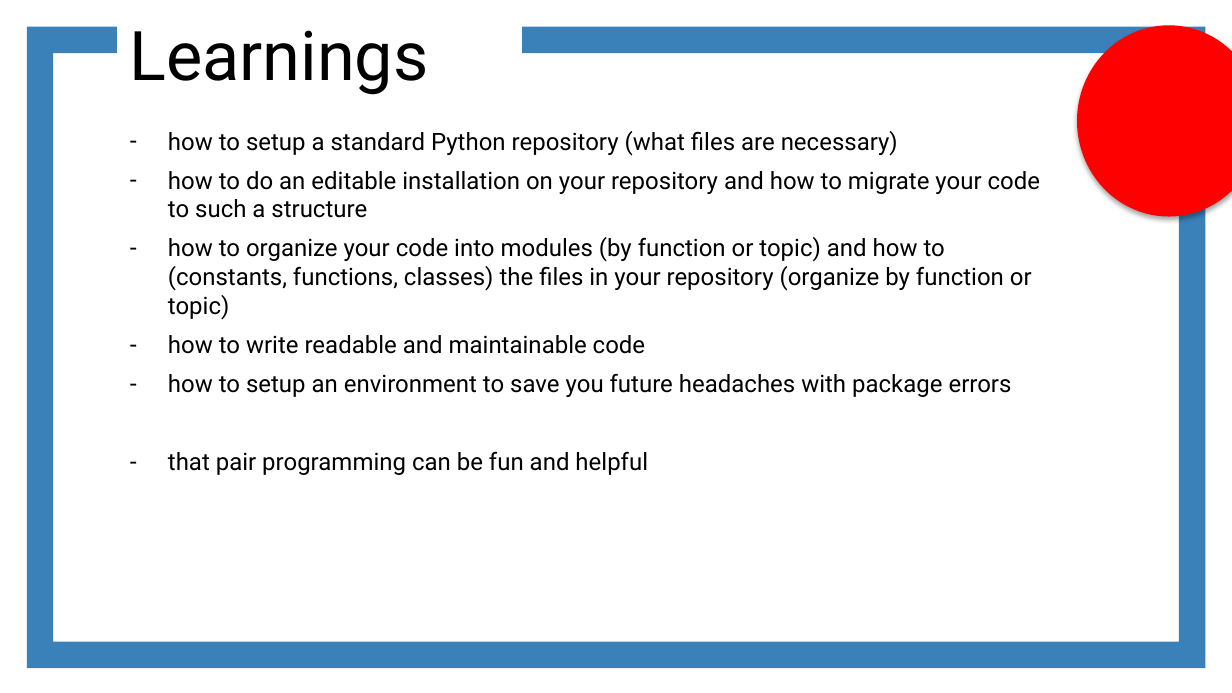
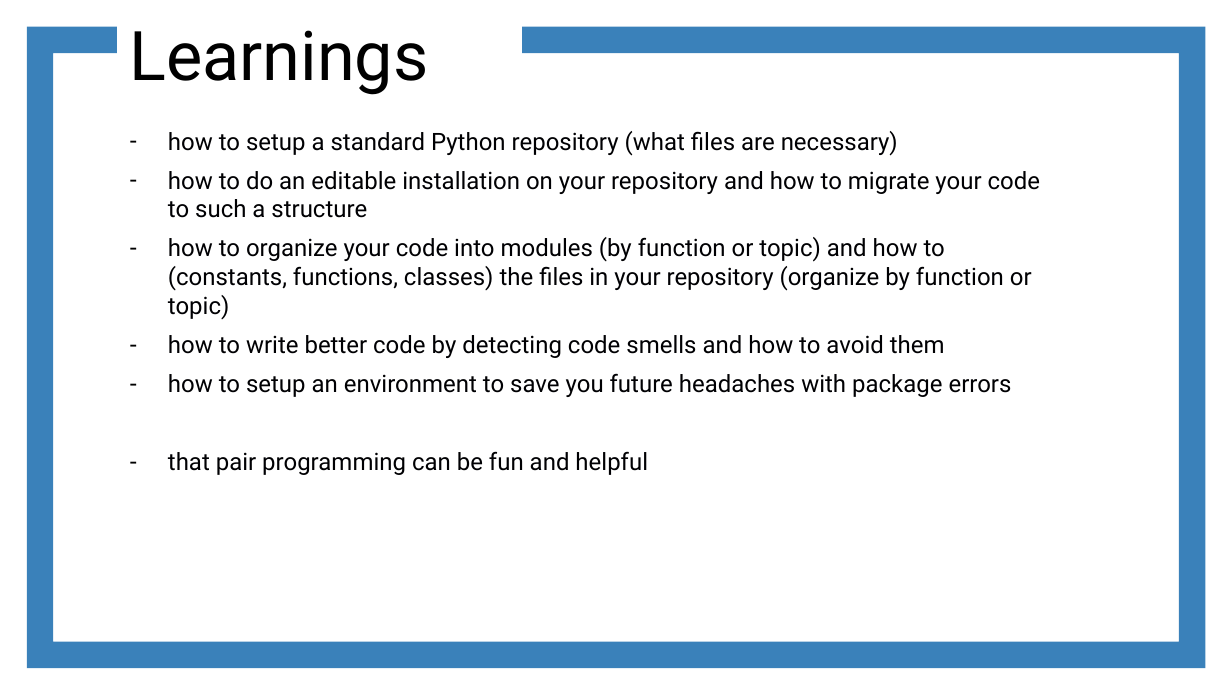
Before and after one commit to otizonaizit/TAM-retreat, a slide deck: slide 3 of ODD/materials/part6_summary.pptx. Drawn at 1232x693 pixels with LibreOffice and Linux fonts; fonts in the diff are those of the drawing. Boxes give left, top, right and bottom in pixels: in the first picture for what was removed or moved away, otherwise in the second. Text is boxed around its words. In the diff, an @@ line names an element or a change of style, - is before the commit and + after.

Commit message:
updates materials with code smells

```diff
--- a/ODD/materials/part6_summary.pptx
+++ b/ODD/materials/part6_summary.pptx
@@ ellipse removed at bbox=[1079, 27, 1232, 214] @@
@@ text at bbox=[168, 335, 945, 358]: text changed @@
-– how to write readable and maintainable code
+– how to write better code by detecting code smells and how to avoid them
```
Also in this commit, not shown: 4 other files.
